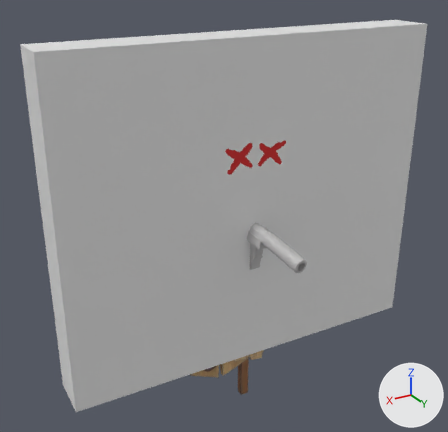
Renders of the glTF model assets/Target (3).glb from each side of a commit.
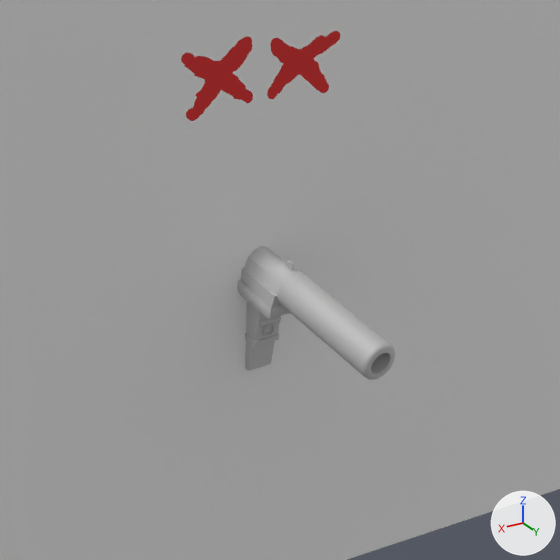
Each version is shown whole from a 50 mm camera at (-5.0, -135.24, 6.39) aimed at (-6.89, -138.39, 4.82), then close up on the part from 35% to 82% of the width and 30% to 79% of the height. The axes (+X, +Y, +Z) are drawn at lower right. The lights are the same throughout. Where no turn or scale is listed for an object, it has been applied to the vertices.

Before the edit, the objects in view are built like this:
```python
me_cube = bpy.data.meshes.new('Cube')
me_cube.from_pydata(...)  # 8 vertices, 12 faces; spans x -2.62..0.01, y 0.0..0.42, z 0.0..2.22
me_cube.materials.append(mat_monkey)  # its picture is missing
me_dead = bpy.data.meshes.new('Dead ')
me_dead.from_pydata(...)  # 4 vertices, 2 faces; spans x -0.5..0.5, y 0.0, z -0.5..0.5
me_dead.materials.append(mat_banditeyes_dead)
me_old_stylized_agent_pistol_handpainted = bpy.data.meshes.new('old_stylized_agent_pistol_handpainted')
me_old_stylized_agent_pistol_handpainted.from_pydata(...)  # 737 vertices, 1370 faces; spans x -0.09..0.066, y -0.113..0.716, z -0.175..0.234
me_old_stylized_agent_pistol_handpainted.materials.append(mat_pistol_material)  # its picture is missing
ob_cube = bpy.data.objects.new('Cube', me_cube)
ob_cube.location = (-5.818, -138.698, 3.708)
ob_dead_001 = bpy.data.objects.new('Dead.001', me_dead)
ob_dead_001.parent = ob_banditdoublerevolver
ob_dead_001.location = (-0.0139, -0.158, 1.892)
ob_dead_001.rotation_euler = (0.0, 0.0, 3.141)  # degrees (0, 0, 180)
ob_dead_001.scale = (0.49, 0.49, 0.49)
ob_old_stylized_agent_pistol_handpainted = bpy.data.objects.new('old_stylized_agent_pistol_handpainted', me_old_stylized_agent_pistol_handpainted)
ob_old_stylized_agent_pistol_handpainted.location = (-7.086, -138.581, 4.582)
```
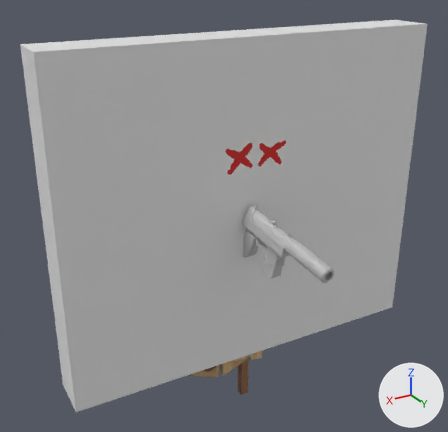
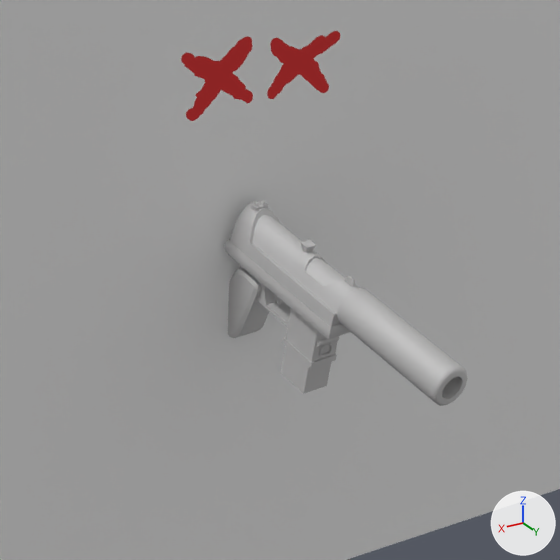
Pixel boxes [x1, y1, x2, y2] of what changed, in the close-ups (560 x 560 px):
'old_stylized_agent_pistol_handpainted', moved
    before: [237, 246, 395, 380]
    after: [225, 201, 468, 406]

Diff of the bpy script that builds the scene:
```diff
--- a/assets/Target (3).glb.py
+++ b/assets/Target (3).glb.py
@@ ob_old_stylized_agent_pistol_handpainted @@
 ob_old_stylized_agent_pistol_handpainted = bpy.data.objects.new('old_stylized_agent_pistol_handpainted', me_old_stylized_agent_pistol_handpainted)
-ob_old_stylized_agent_pistol_handpainted.location = (-7.086, -138.581, 4.582)
+ob_old_stylized_agent_pistol_handpainted.location = (-7.056, -138.298, 4.659)
```
